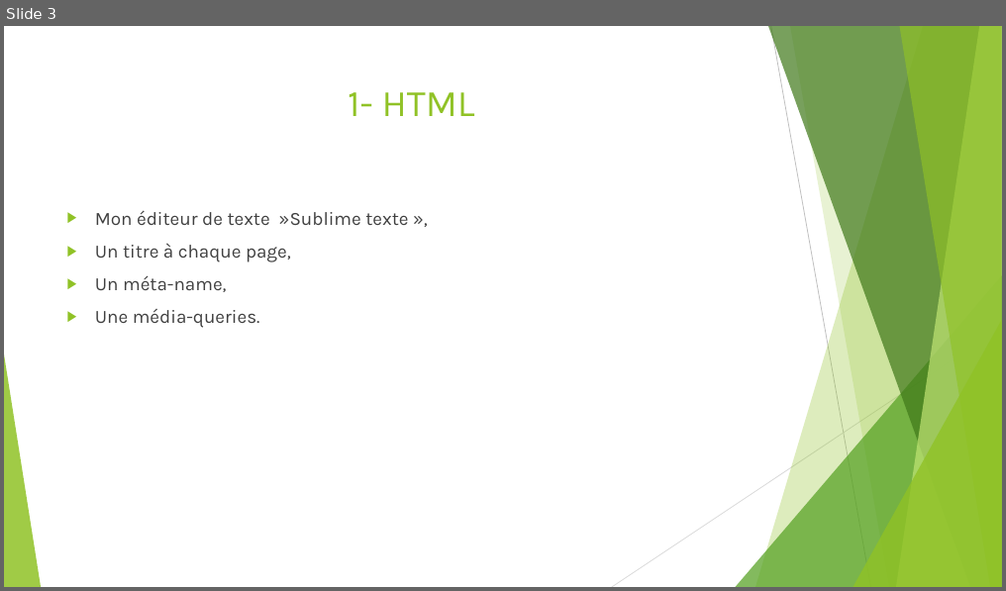
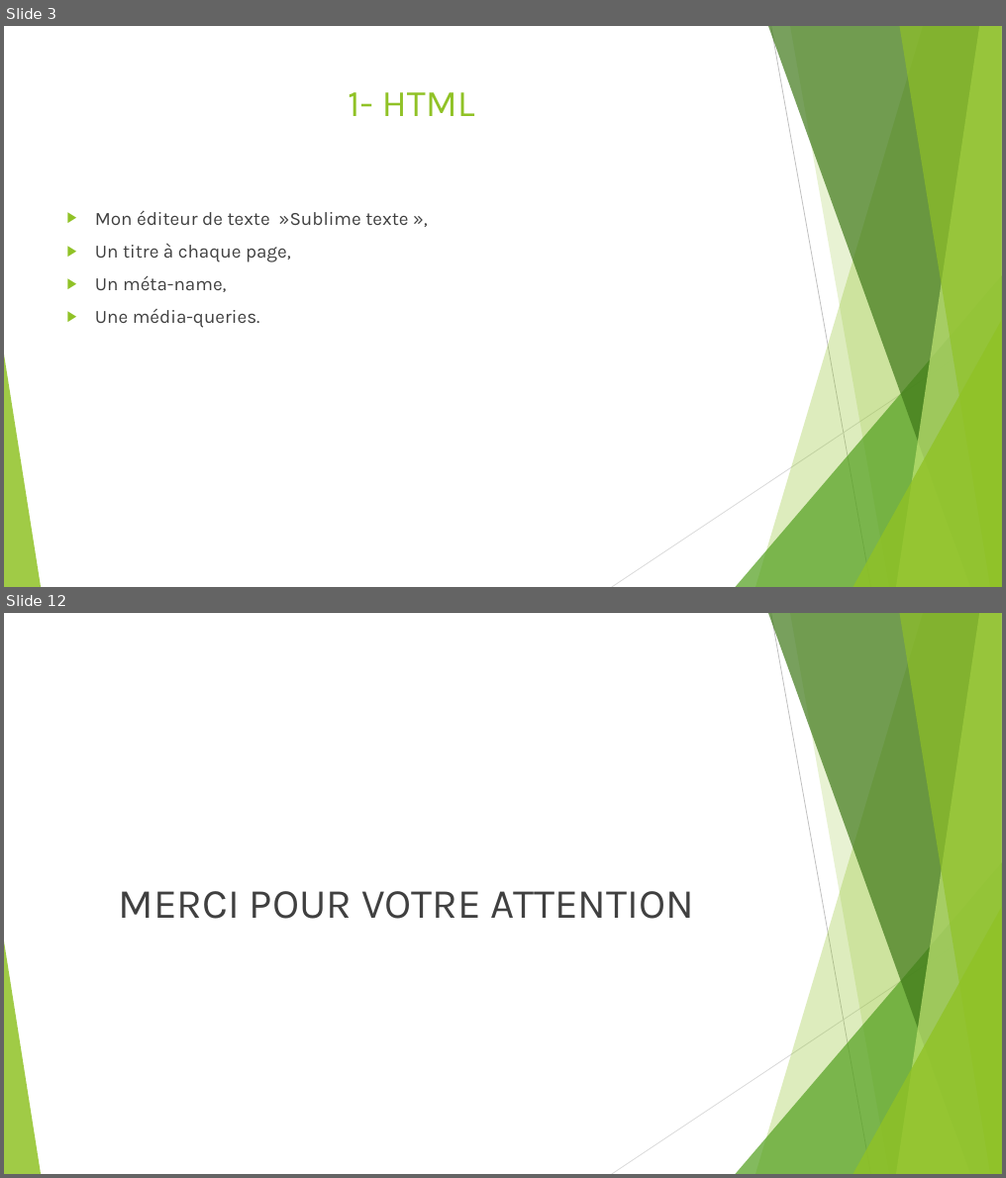
Before and after one commit to SOW-tech/projet3, a slide deck: Présentation Projet3.pptx. Shown one above the other, each under a label of ours: slide 3 before the commit, slides 3 and 12 after it; the slides between them are not shown. The pictures are 1006x591 and 1006x1178 pixels, drawn with LibreOffice and Linux fonts; fonts in the diff are those of the drawing. Boxes give left, top, right and bottom in pixels: in the first picture for what was removed or moved away, otherwise in the second. Text is boxed around its words. In the diff, an @@ line names an element or a change of style, - is before the commit and + after.

```diff
--- a/Présentation Projet3.pptx
+++ b/Présentation Projet3.pptx
@@ slide 12 added at [4, 613, 1002, 1174], background #FFFFFF; not listed: 10 template elements that a slide beside it also shows @@
@@ text added at [119, 891, 694, 919], 40 pt, text #404040 @@
+MERCI POUR VOTRE ATTENTION
```
Also in this commit, not shown: 9 slides changed, 1 other slide added, 26 other files.
